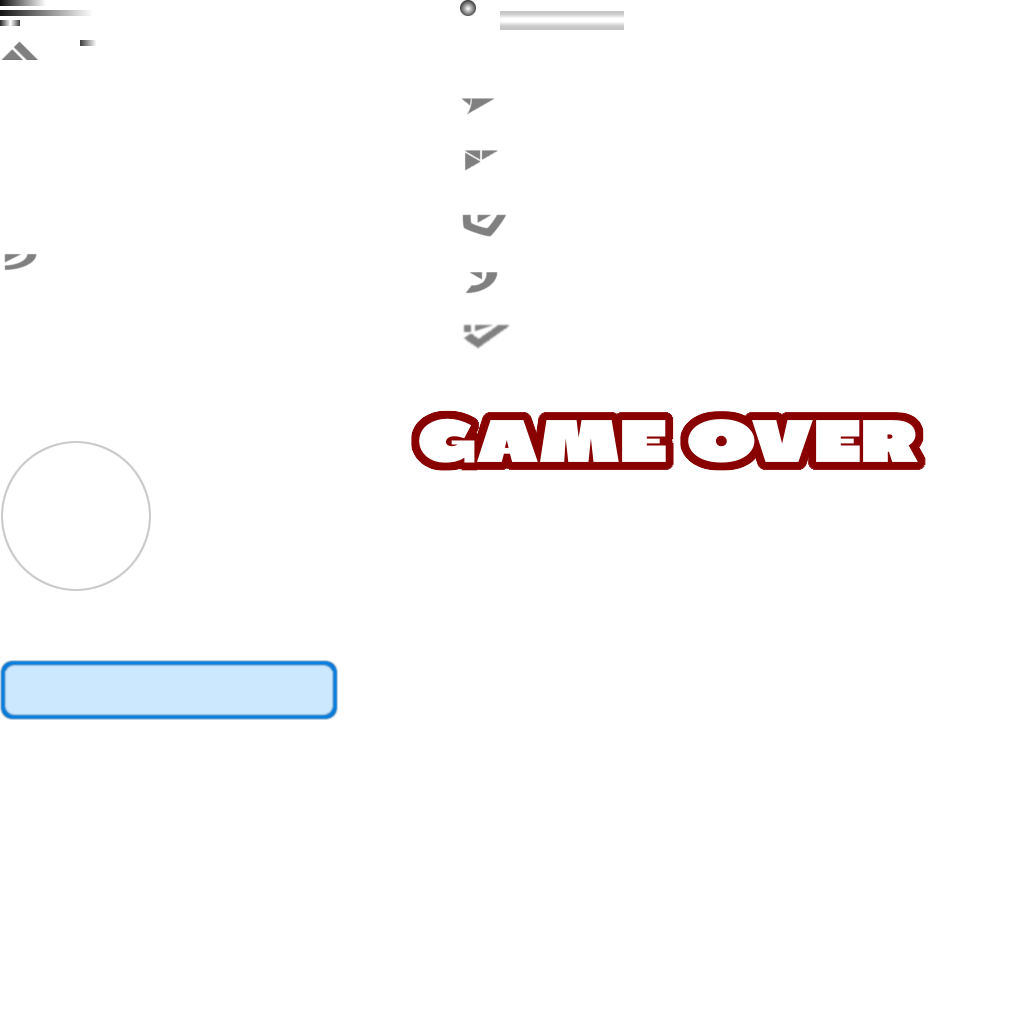
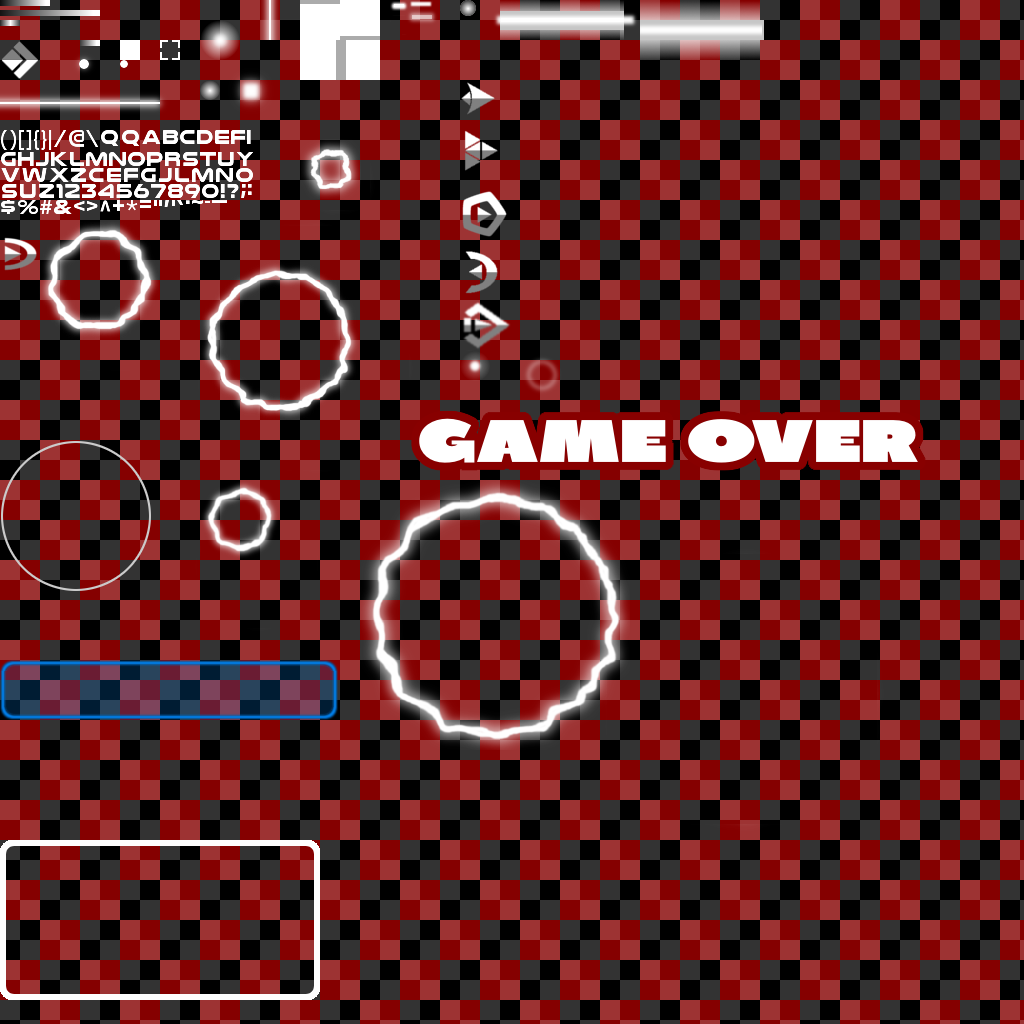
Layers edited between the first and the second 1024 x 1024 image:
removed layer "Ebene #11" over (39, 222, 381, 371)
removed layer "Ebene #8" over (301, 139, 375, 215)
removed layer "Alien Glow #1" (was 80%) over (195, 507, 318, 631)
removed layer "Ebene #16" over (208, 520, 305, 617)
removed layer "Alien Glow" (was 80%) over (198, 68, 413, 473)
removed layer "Ebene #5" over (211, 77, 400, 459)
removed layer "Ebene #14" over (209, 273, 399, 459)
removed layer "Ebene #20" over (0, 0, 100, 46)
removed layer "Ebene #19" over (360, 480, 884, 831)
removed layer "Ebene #22" over (210, 30, 230, 51)
removed layer "Ebene #21" over (200, 20, 240, 60)
removed layer "Ebene #28" over (460, 0, 624, 22)
removed layer "Ebene #6" over (492, 11, 639, 29)
removed layer "Ebene #23" over (0, 0, 926, 1000)
painted on "Ebene #24" over (0, 0, 926, 1000)
showed "Ebene #17" over (0, 0, 1024, 1024)
